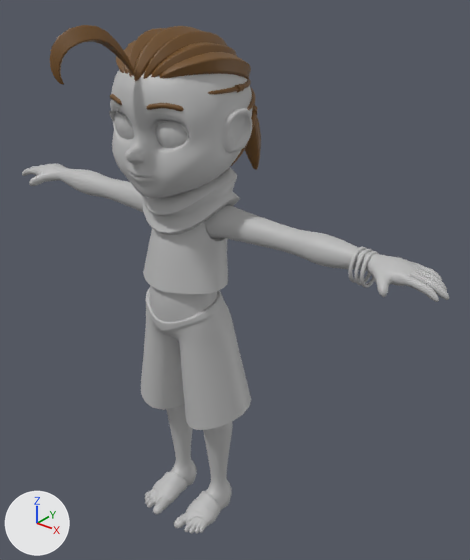
What one commit did to the FBX model 3dAssets/PlayerCharacter/playerCharacter.fbx.
Both versions are drawn from a camera (50 mm lens) standing at (1.065, -1.122, 1.504) and looking at (0.084, 0.104, 0.744). The lights are fixed; the arrows at lower left show +X, +Y and +Z. Where no turn or scale is listed for an object, it has been applied to the vertices.

In view in the first picture: 'armsTorso', 'bangles', 'braids', 'eyeLeft', 'footWraps', 'friendEyeBrows', 'hairTop', 'hairTwigBent', 'head', 'legs', 'pants', 'ponytail', 'scarf', 'shirt'.
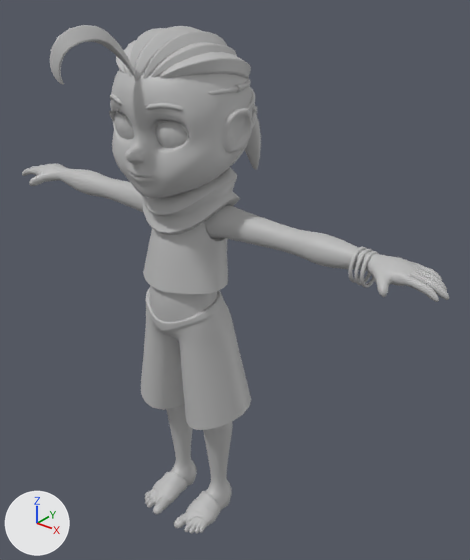
Edits to the bpy script that builds the scene:
```text
Change me_mesh_002:
    where me_mesh_002.from_pydata(...)  # 309 vertices, 300 faces; spans x -0.056..0.015, y -0.071..0.097, z -0.051..0.064
    remove me_mesh_002.materials.append(mat_hairmat)  # brown #6f4c20
    add me_mesh_002.materials.append(mat_skineyesmat)  # grey #bcbcbc
Change me_mesh_003:
    where me_mesh_003.from_pydata(...)  # 153 vertices, 144 faces; spans x -0.034..0.034, y -0.058..0.062, z -0.109..0.142
    remove me_mesh_003.materials.append(mat_hairmat)  # brown #6f4c20
    add me_mesh_003.materials.append(mat_skineyesmat)  # grey #bcbcbc
Change me_mesh:
    where me_mesh.from_pydata(...)  # 1505 vertices, 1344 faces; spans x -0.142..0.142, y -0.156..0.159, z -0.068..0.068
    remove me_mesh.materials.append(mat_hairmat)  # brown #6f4c20
    add me_mesh.materials.append(mat_skineyesmat)  # grey #bcbcbc
Change me_mesh_005:
    where me_mesh_005.from_pydata(...)  # 925 vertices, 752 faces; spans x -0.159..0.159, y -0.144..0.102, z -0.109..0.124
    remove me_mesh_005.materials.append(mat_hairmat)  # brown #6f4c20
    add me_mesh_005.materials.append(mat_skineyesmat)  # grey #bcbcbc
Change me_mesh_017:
    where me_mesh_017.from_pydata(...)  # 94 vertices, 72 faces; spans x -0.19..0.04, y -0.042..0.003, z -0.009..0.011
    remove me_mesh_017.materials.append(mat_hairmat)  # brown #6f4c20
    add me_mesh_017.materials.append(mat_skineyesmat)  # grey #bcbcbc
```

Location of each change, (x1, y1, x2, y2) in pixels of the pictures (470 x 560 px):
'hairTop', recoloured (brown to grey)
    both: (116, 26, 251, 82)
'hairTwigBent', recoloured (brown to grey)
    both: (50, 25, 136, 85)
'ponytail', recoloured (brown to grey)
    both: (245, 115, 261, 170)
'braids', recoloured (brown to grey)
    both: (208, 79, 256, 166)
'friendEyeBrows', recoloured (brown to grey)
    both: (110, 94, 184, 111)
